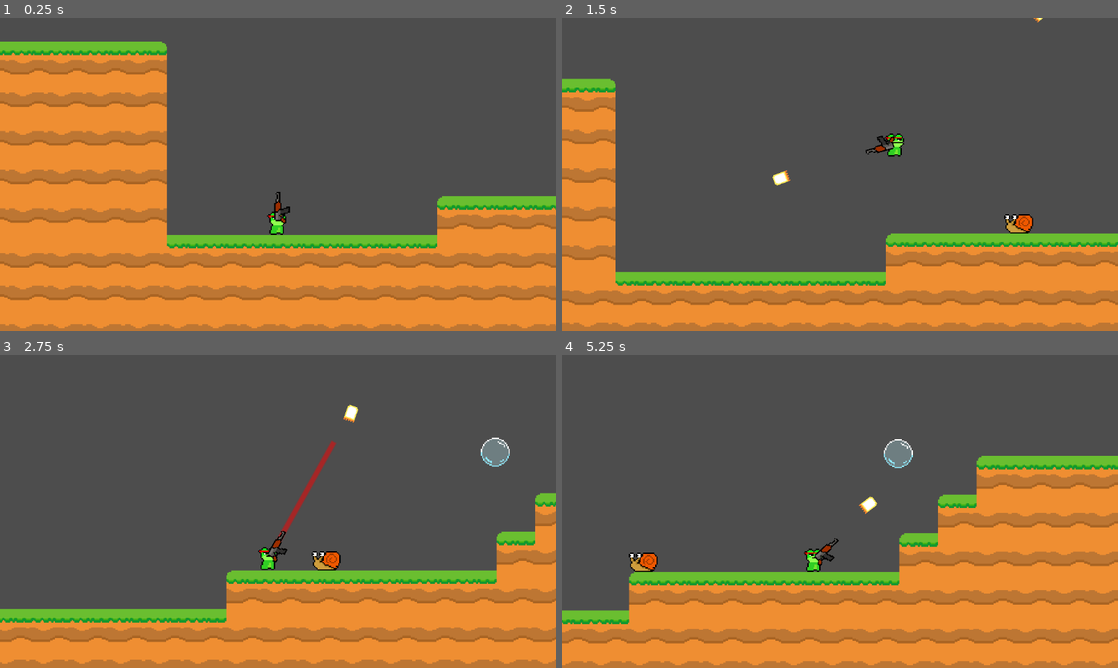
Above: before the commit, frames 1-4 (two rows, left to right).
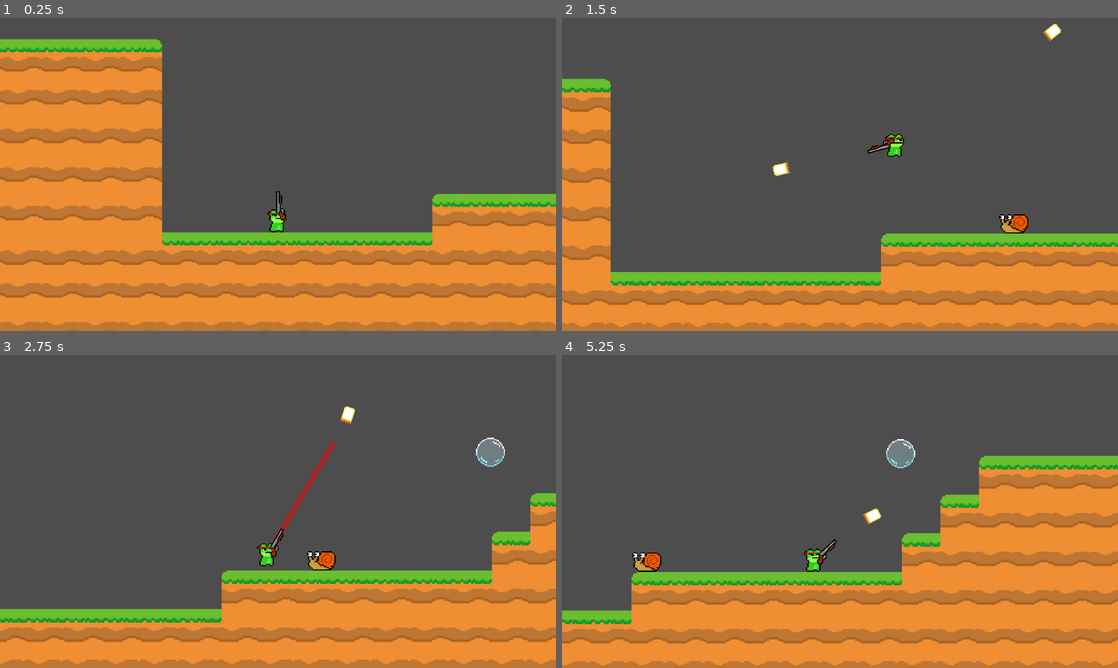
Above: after the commit, the same moments.

Repository: DylanMather2004/Gunphibian
Game: Godot game, scene res://Scenes/Levels/Level 1.tscn
Two runs of this game, one before a commit and one after it. Both use one fixed random seed, a clock stepped at 60 frames per second and the inputs below. The project has no main scene, so this scene is started directly.
Inputs (mouse positions are in pixels of both pictures, inside the frame that each line leads up to):
- Up to frame 1 (0.25 s): no input
- Up to frame 2 (1.5 s): tap Enter at 0.5 s; move the mouse to (962, 158) at 0.52 s; hold D (Right) from 0.53 s (still down); tap Mouse wheel down (Weapon-Swap-Down, bound only before the c… at 0.6 s; tap Space (Jump) at 0.77 s; click (962, 158) at 0.8 s; move the mouse to (728, 190) at 1.27 s; click (728, 190) at 1.35 s
- Up to frame 3 (2.75 s): tap Space (Jump) at 1.52 s; tap Mouse wheel down (Weapon-Swap-Down, bound only before the c… at 1.55 s; move the mouse to (333, 442) at 2.02 s; release D (Right) at 2.03 s; hold A (Left) from 2.03 s (still down); hold Right mouse button (Lick) from 2.03 s (still down); click (333, 442) at 2.3 s
- Up to frame 4 (5.25 s): move the mouse to (812, 574) at 2.77 s; release A (Left) at 2.78 s; release Right mouse button (Lick) at 2.78 s; hold D (Right) 2.78-4.28 s; tap Mouse wheel down (Weapon-Swap-Down, bound only before the c… at 2.85, 4.35 s; tap Space (Jump) at 3.02, 3.77, 4.52 s; move the mouse to (1006, 558) at 3.52 s; click (1006, 558) at 3.6 s; move the mouse to (673, 464) at 4.27 s; hold A (Left) 4.28-5.03 s; move the mouse to (867, 511) at 5.02 s; hold D (Right) from 5.03 s (still down); click (867, 511) at 5.1 s

The runs differ from the first frame. In frame 1, 11% of the frame differs, in the area x 0-100%, y 6-100%; in frame 2, 4.1%; in frame 3, 4.1%; in frame 4, 3.2%.

Commit message:
Weapon Swapping
----Changelog----
The player can now swap between 3 weapons

Diff:
--- a/Scenes/Levels/Level 1.tscn
+++ b/Scenes/Levels/Level 1.tscn
@@ -60,7 +60,7 @@
 [node name="Level1" type="Node2D"]
 
 [node name="Player" parent="." instance=ExtResource("2_qc2w8")]
-position = Vector2(92, 117)
+position = Vector2(96, 120)
 move_speed = 150
 jump_height = 280
 fling_force = 400
--- a/Scenes/Prefabs/Characters/player.tscn
+++ b/Scenes/Prefabs/Characters/player.tscn
@@ -80,13 +80,14 @@
 "base": SubResource("Animation_r4tan")
 }
 
-[node name="Player" type="CharacterBody2D" groups=["Player"]]
+[node name="Player" type="CharacterBody2D" node_paths=PackedStringArray("weapons") groups=["Player"]]
 script = ExtResource("1_d4tga")
 move_speed = 200
 jump_height = 500
 gravity = 400
 acceleration = 0.5
 friction = 0.2
+weapons = [NodePath("Pistol"), NodePath("Assault Rifle"), NodePath("Shotgun")]
 
 [node name="Sprite2D" type="Sprite2D" parent="."]
 texture = ExtResource("2_b3twc")
@@ -114,7 +115,6 @@
 }
 
 [node name="Assault Rifle" parent="." instance=ExtResource("4_mt42x")]
-equipped = true
 
 [node name="Shotgun" parent="." instance=ExtResource("5_dendv")]
 
--- a/Scenes/Prefabs/Weapons/AK-47.tscn
+++ b/Scenes/Prefabs/Weapons/AK-47.tscn
@@ -14,3 +14,7 @@
 
 [node name="Firepoint" type="Node2D" parent="."]
 position = Vector2(26, 0)
+
+[node name="ShotTimer" type="Timer" parent="."]
+
+[connection signal="timeout" from="ShotTimer" to="." method="_on_shot_timer_timeout"]
--- a/Scenes/Prefabs/Weapons/Pump Shotgun.tscn
+++ b/Scenes/Prefabs/Weapons/Pump Shotgun.tscn
@@ -14,3 +14,7 @@
 
 [node name="Firepoint" type="Node2D" parent="."]
 position = Vector2(24, 0)
+
+[node name="ShotTimer" type="Timer" parent="."]
+
+[connection signal="timeout" from="ShotTimer" to="." method="_on_shot_timer_timeout"]
--- a/Scenes/Prefabs/Weapons/pistol.tscn
+++ b/Scenes/Prefabs/Weapons/pistol.tscn
@@ -14,3 +14,7 @@
 
 [node name="Firepoint" type="Node2D" parent="."]
 position = Vector2(17, 0)
+
+[node name="ShotTimer" type="Timer" parent="."]
+
+[connection signal="timeout" from="ShotTimer" to="." method="_on_shot_timer_timeout"]
--- a/Scripts/Character Scripts/Player.gd
+++ b/Scripts/Character Scripts/Player.gd
@@ -6,6 +6,7 @@
 @export var fling_force = 500
 @export var max_health = 10
 @export var i_frames = 0.2
+@export_range(1,3)var current_weapon=0
 var invincible = false
 var health
 var paused = false
@@ -29,6 +30,7 @@
 
 func _ready():
 	health = max_health
+	weapons[current_weapon-1]._Equip()
 
 func _physics_process(delta):
 	if paused == false:
@@ -103,3 +105,11 @@
 func _on_i_frame_timer_timeout():
 	invincible=false
 	$AnimationPlayer.play("base")
+
+func _input(event):
+	if Input.is_action_just_pressed('Weapon-Swap-Down'):
+		weapons[current_weapon-1]._Equip()
+		current_weapon+=1
+		if current_weapon>weapons.size():
+			current_weapon=1
+		weapons[current_weapon-1]._Equip()
--- a/Scripts/Weapon and Projectile Scripts/Weapon.gd
+++ b/Scripts/Weapon and Projectile Scripts/Weapon.gd
@@ -6,8 +6,8 @@
 @export var bullet_velocity:float=100
 @export var equipped = false
 var rng = RandomNumberGenerator.new()
-var can_fire
-var fire_rate = 0.2
+var can_fire = true
+@export var fire_rate = 0.2
 @export var bullet_spread = 0.1
 func _ready():
 	$Sprite.visible = equipped
@@ -17,10 +17,11 @@
 
 func _input(event):
 	if equipped:
-		if Input.is_action_just_pressed('shoot'):
+		if Input.is_action_just_pressed('shoot')&&can_fire:
 			_Shoot()
 
 func _Equip():
+	can_fire= true
 	equipped = not equipped
 	$Sprite.visible = equipped
 func _Shoot():
@@ -29,3 +30,10 @@
 	bullet_instance.transform=$Firepoint.global_transform
 	rng.randomize()
 	bullet_instance.rotation += rng.randf_range(-bullet_spread,bullet_spread)
+	$ShotTimer.start(fire_rate)
+	can_fire=false
+
+
+
+func _on_shot_timer_timeout():
+	can_fire=true
--- a/project.godot
+++ b/project.godot
@@ -55,7 +55,7 @@
 }
 Weapon-Swap-Down={
 "deadzone": 0.5,
-"events": [Object(InputEventMouseButton,"resource_local_to_scene":false,"resource_name":"","device":-1,"window_id":0,"alt_pressed":false,"shift_pressed":false,"ctrl_pressed":false,"meta_pressed":false,"button_mask":16,"position":Vector2(133, 18),"global_position":Vector2(137, 59),"factor":1.0,"button_index":5,"canceled":false,"pressed":true,"double_click":false,"script":null)
+"events": [Object(InputEventKey,"resource_local_to_scene":false,"resource_name":"","device":-1,"window_id":0,"alt_pressed":false,"shift_pressed":false,"ctrl_pressed":false,"meta_pressed":false,"pressed":false,"keycode":0,"physical_keycode":81,"key_label":0,"unicode":113,"echo":false,"script":null)
 ]
 }
 
